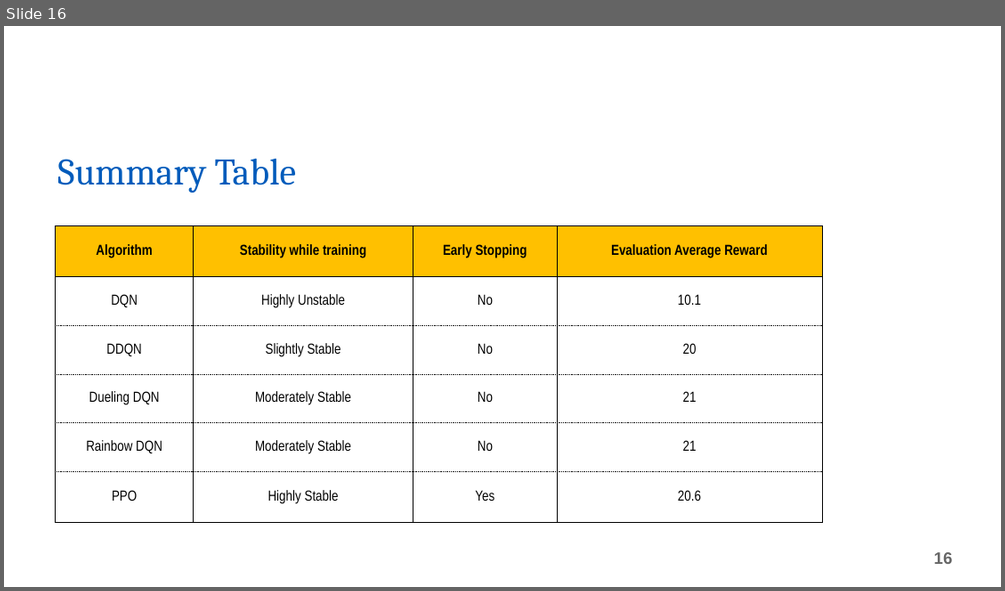
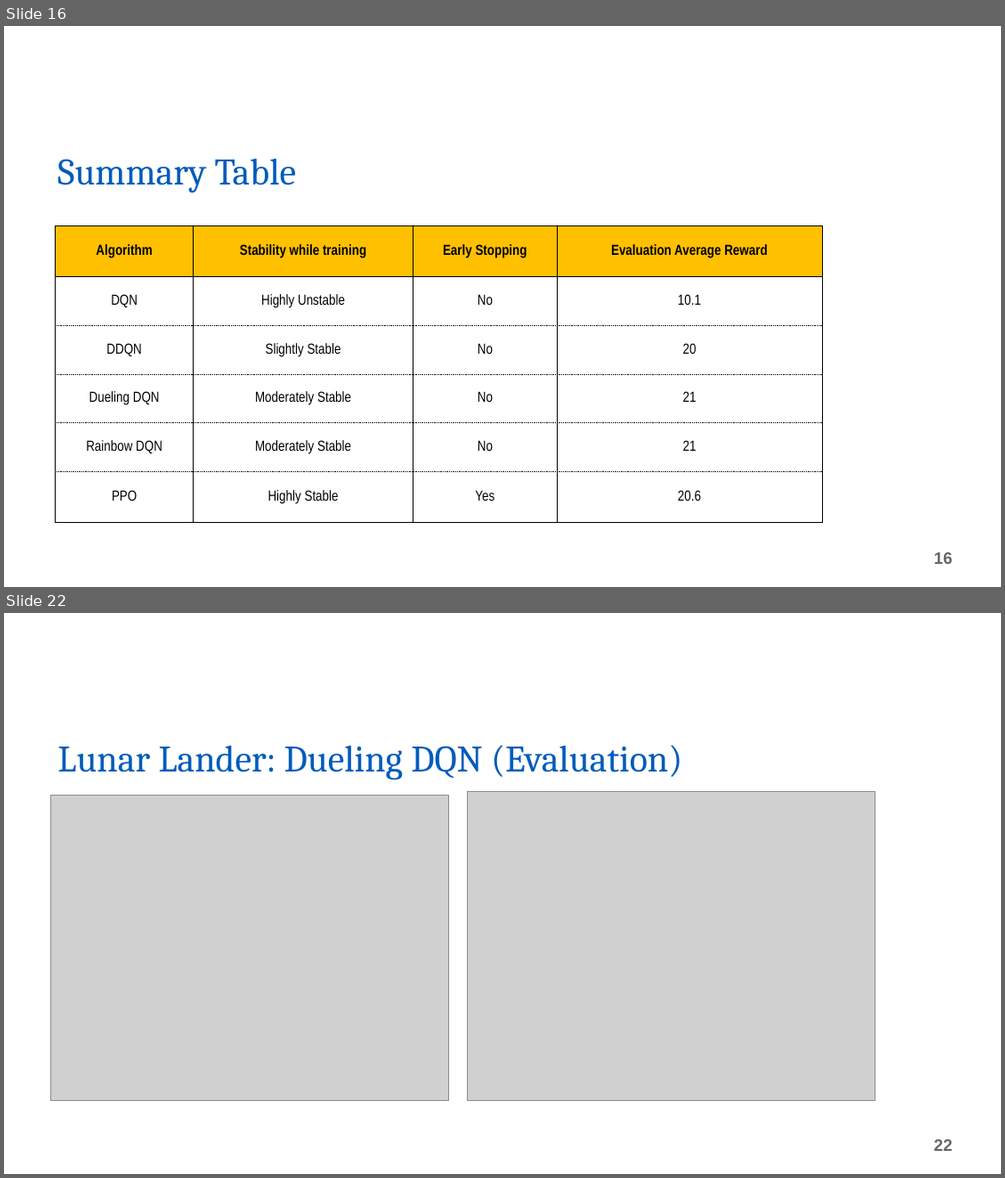
Before and after one commit to vivek-viswam-rv/rl-experiments, a slide deck: Final Project Presentation.pptx. Shown one above the other, each under a label of ours: slide 16 before the commit, slides 16 and 22 after it; the slides between them are not shown. The pictures are 1005x591 and 1005x1178 pixels, drawn with LibreOffice and Linux fonts; fonts in the diff are those of the drawing; grey boxes stand for pictures; background and template pictures are left out. Boxes give left, top, right and bottom in pixels: in the first picture for what was removed or moved away, otherwise in the second. Text is boxed around its words. In the diff, an @@ line names an element or a change of style, - is before the commit and + after.

Commit message:
Updated ppt with Lunar Lander and Acrobot results

```diff
--- a/Final Project Presentation.pptx
+++ b/Final Project Presentation.pptx
@@ slide 22 added at (4, 613, 1001, 1174), background picture (left out) @@
@@ title added at (57, 745, 682, 780), 36 pt, text #005BBB @@
+Lunar Lander: Dueling DQN (Evaluation)
@@ picture added at (50, 795, 448, 1100) @@
@@ picture added at (468, 791, 875, 1101) @@
@@ page number added at (934, 1139, 953, 1151), 16 pt, text #666666, bold @@
+22
```
Also in this commit, not shown: 2 slides changed, 19 other slides added.
